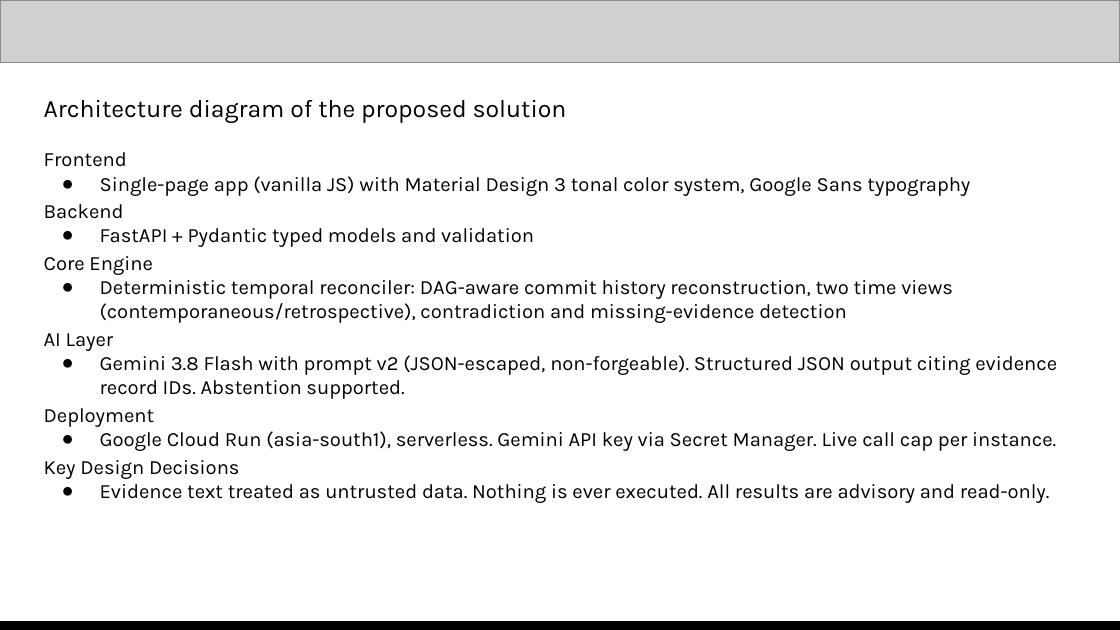
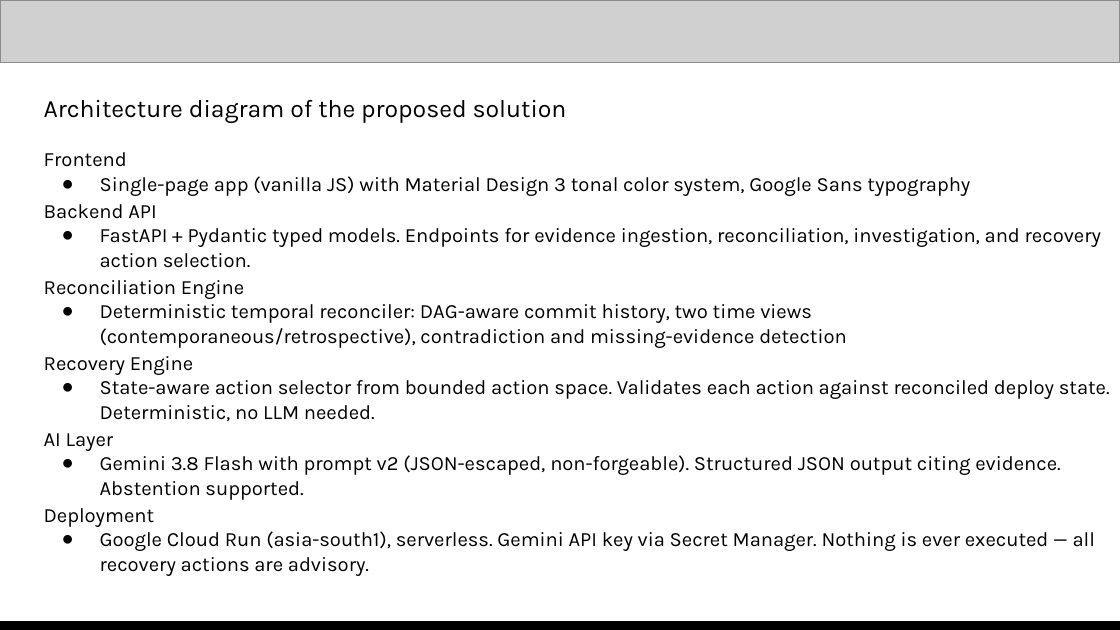
Before and after one commit to Akshada-Porje/MetisRealityGraph, a slide deck: slide 8 of MetisRealityGraph.pptx. Drawn at 1120x630 pixels with LibreOffice and Linux fonts; fonts in the diff are those of the drawing; grey boxes stand for pictures. Boxes give left, top, right and bottom in pixels: in the first picture for what was removed or moved away, otherwise in the second. Text is boxed around its words. In the diff, an @@ line names an element or a change of style, - is before the commit and + after.

```diff
--- a/MetisRealityGraph.pptx
+++ b/MetisRealityGraph.pptx
@@ text at (x1=44, y1=204, x2=1110, y2=421): text changed @@
-Backend
-● FastAPI + Pydantic typed models and validation
-Core Engine
-● Deterministic temporal reconciler: DAG-aware commit history reconstruction, two time views (contemporaneous/retrospective), contradiction and missing-evidence detection
+Backend API
+● FastAPI + Pydantic typed models. Endpoints for evidence ingestion, reconciliation, investigation, and recovery action selection.
+Reconciliation Engine
+● Deterministic temporal reconciler: DAG-aware commit history, two time views (contemporaneous/retrospective), contradiction and missing-evidence detection
+Recovery Engine
+● State-aware action selector from bounded action space. Validates each action against reconciled deploy state. Deterministic, no LLM needed.
@@ text at (x1=100, y1=455, x2=1060, y2=500): text changed @@
-● Gemini 3.8 Flash with prompt v2 (JSON-escaped, non-forgeable). Structured JSON output citing evidence record IDs. Abstention supported.
+● Gemini 3.8 Flash with prompt v2 (JSON-escaped, non-forgeable). Structured JSON output citing evidence. Abstention supported.
@@ text at (x1=100, y1=531, x2=1095, y2=576): text changed @@
-● Google Cloud Run (asia-south1), serverless. Gemini API key via Secret Manager. Live call cap per instance.
-Key Design Decisions
-● Evidence text treated as untrusted data. Nothing is ever executed. All results are advisory and read-only.
+● Google Cloud Run (asia-south1), serverless. Gemini API key via Secret Manager. Nothing is ever executed — all recovery actions are advisory.
```
Also in this commit, not shown: 11 other slides changed.
